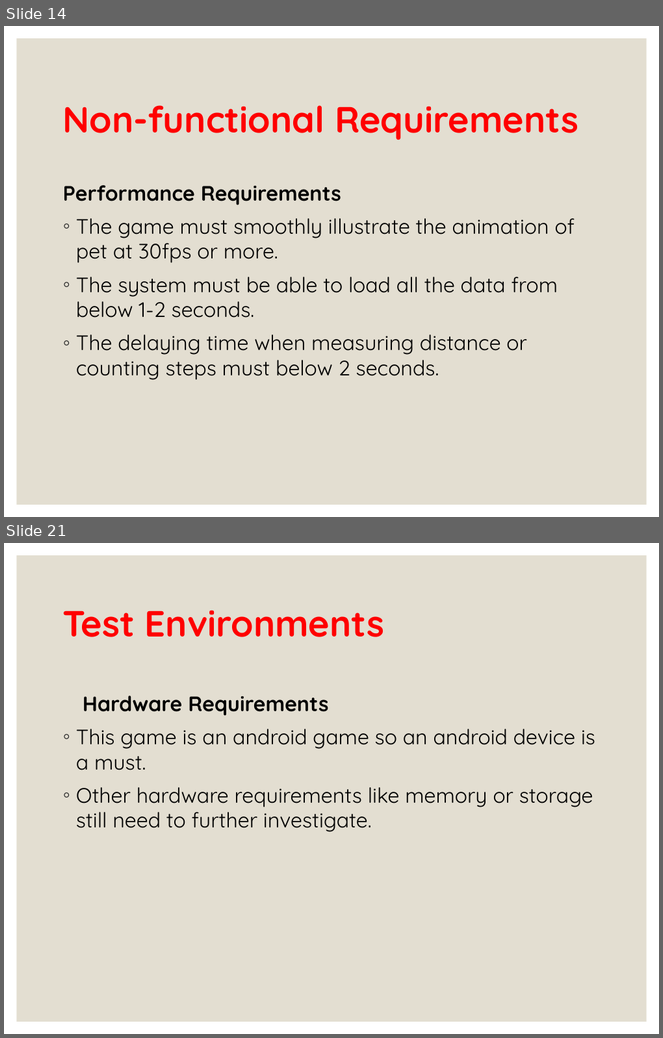
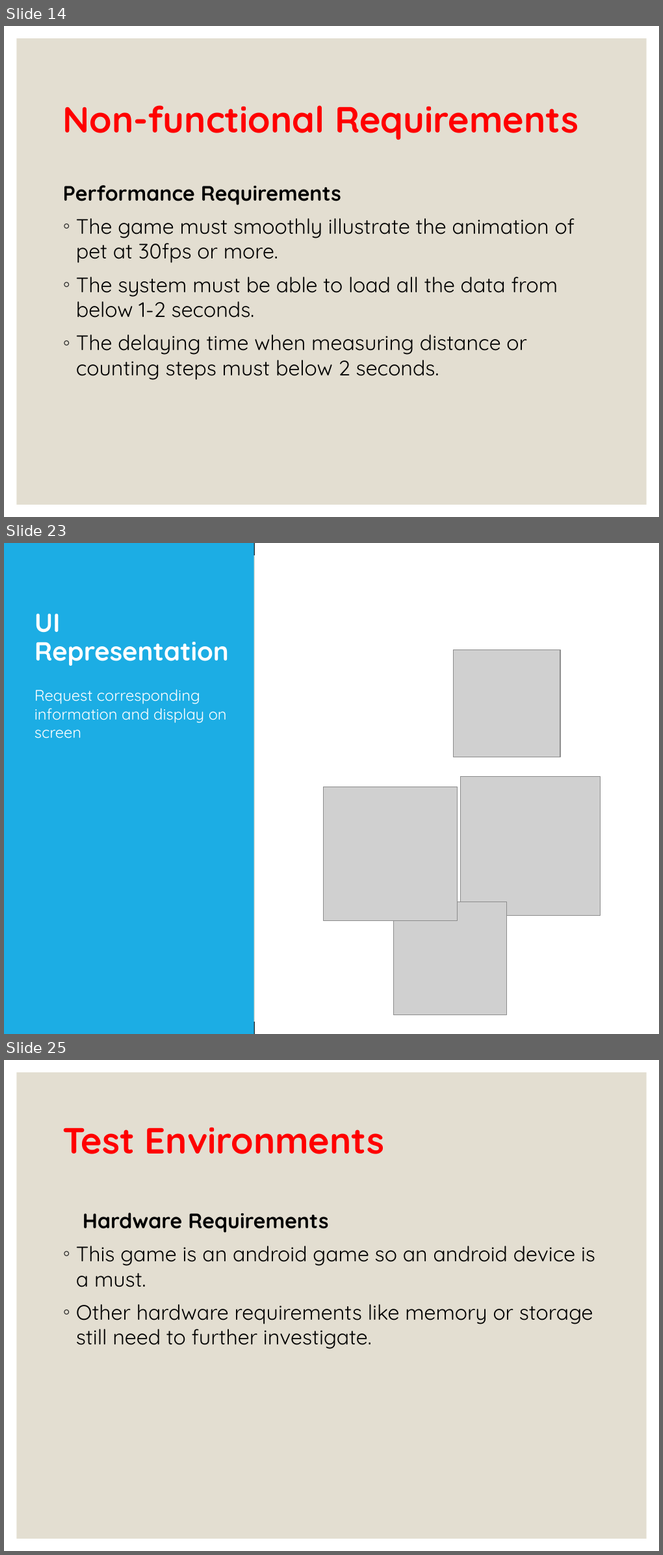
Before and after one commit to ldbach-apcs/cs300-assignment1, a slide deck: doc/D&J.pptx. Shown one above the other, each under a label of ours: slides 14 and 21 before the commit, slides 14, 23 and 25 after it; the slides between them are not shown. The pictures are 663x1038 and 663x1555 pixels, drawn with LibreOffice and Linux fonts; fonts in the diff are those of the drawing; grey boxes stand for pictures; background and template pictures are left out; a plain dark background stands for a picture behind light text. Boxes give left, top, right and bottom in pixels: in the first picture for what was removed or moved away, otherwise in the second. Text is boxed around its words. In the diff, an @@ line names an element or a change of style, - is before the commit and + after.

```diff
--- a/doc/D&J.pptx
+++ b/doc/D&J.pptx
@@ slide 23 added at bbox=[4, 543, 659, 1034], background picture (left out); not listed: 1 template element that a slide beside it also shows @@
@@ rectangle added at bbox=[4, 543, 254, 1034], fill #1CADE4 @@
@@ rectangle added at bbox=[255, 543, 659, 1034], fill #FFFFFF @@
@@ title added at bbox=[35, 613, 229, 666], 28.8 pt, text #FFFFFF, bold @@
+UI Representation
@@ picture added at bbox=[453, 650, 561, 757] @@
@@ text added at bbox=[35, 689, 227, 739], 17 pt, text #FFFFFF @@
+Request corresponding information and display on screen
@@ picture added at bbox=[461, 776, 600, 916] @@
@@ picture added at bbox=[324, 787, 458, 921] @@
@@ picture added at bbox=[393, 902, 506, 1016] @@
@@ what was slide 21 is now slide 25 @@
```
Also in this commit, not shown: 4 slides changed, 10 other slides added, 5 slides removed.
